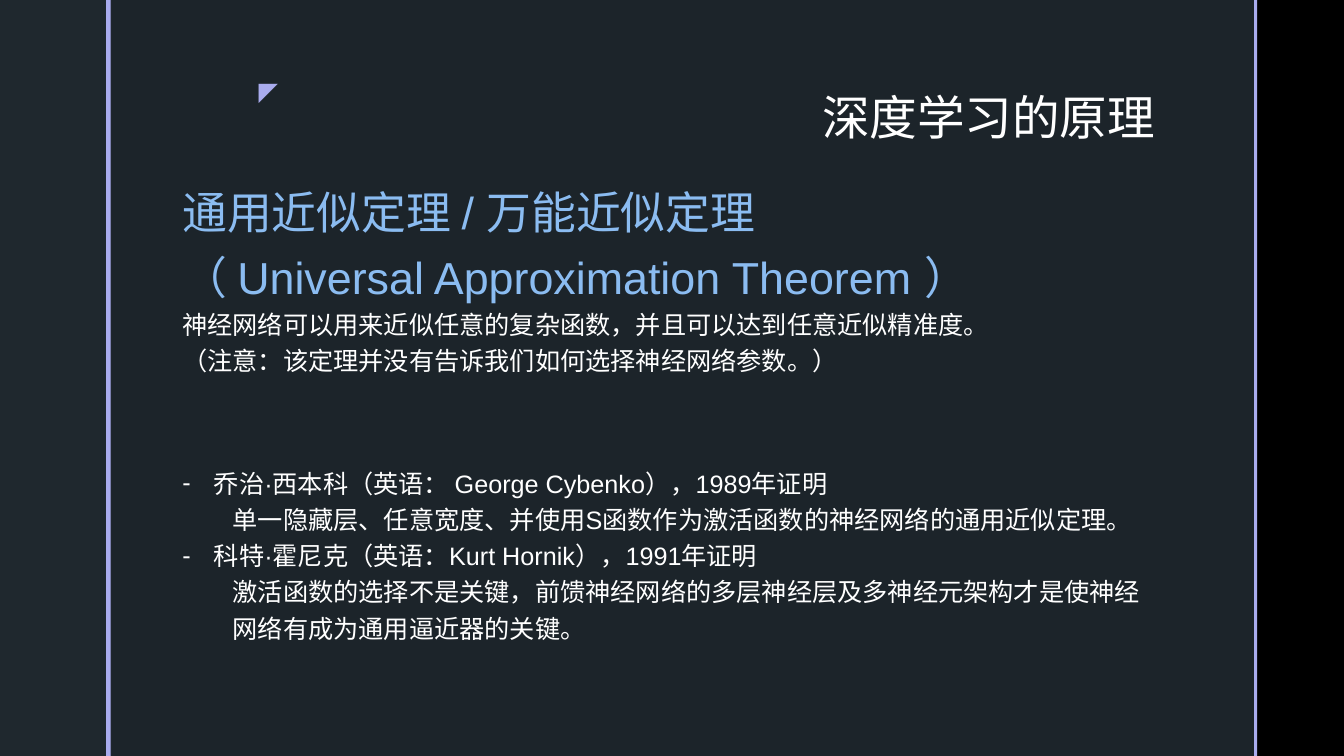
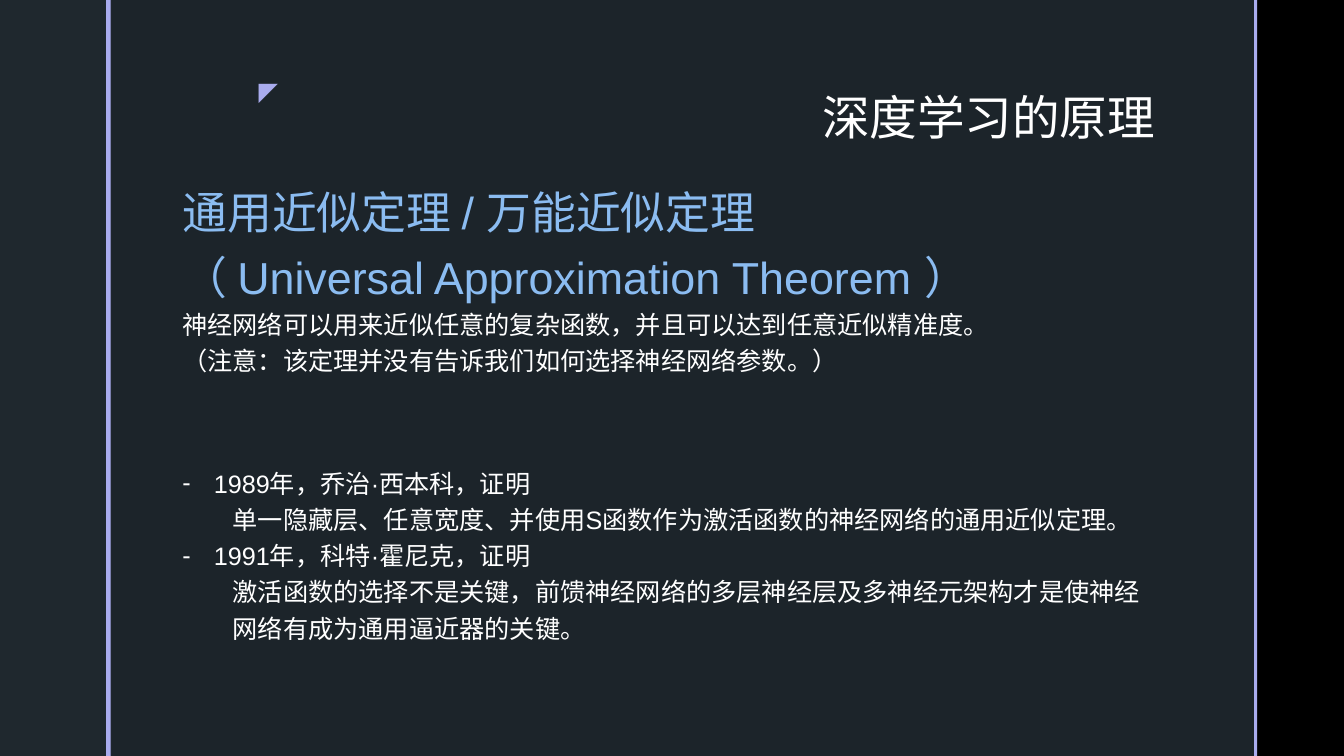
Before and after one commit to SakigamiYang/PyCon, a slide deck: slide 12 of Python-Meetup/20210523/深度学习简介.pptx (slide 11 before the commit). Drawn at 1344x756 pixels with LibreOffice and Linux fonts; fonts in the diff are those of the drawing; background and template pictures are left out. Boxes give left, top, right and bottom in pixels: in the first picture for what was removed or moved away, otherwise in the second. Text is boxed around its words. In the diff, an @@ line names an element or a change of style, - is before the commit and + after.

```diff
--- a/Python-Meetup/20210523/深度学习简介.pptx
+++ b/Python-Meetup/20210523/深度学习简介.pptx
@@ text at (214, 472, 530, 496): text changed @@
-– 乔治·西本科（英语： George Cybenko），1989年证明
+– 1989年，乔治·西本科，证明
@@ text at (214, 545, 530, 568): text changed @@
-– 科特·霍尼克（英语：Kurt Hornik），1991年证明
+– 1991年，科特·霍尼克，证明
```
Also in this commit, not shown: 11 other slides changed, 2 slides added, 2 other files.
